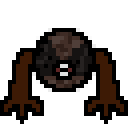
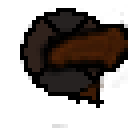
Layer changes from the first 128 × 128 image to the second:
removed layer "Calque 4" over [84, 48, 128, 120]
removed layer "Calque 3" over [0, 48, 108, 124]
removed layer "Calque 2" over [52, 60, 76, 80]
removed layer "Calque 1" over [32, 28, 96, 92]
removed layer "Calque 9" over [32, 40, 92, 76]
removed layer "Calque 8" over [44, 32, 84, 88]
removed layer "Calque 7" over [4, 52, 128, 120]
moved "Calque 5" into group "Front", painted on it over [32, 28, 128, 124]
added group "Side" with 6 layers over [4, 8, 128, 128]
added layer "Calque 21" in group "Side" over [36, 8, 128, 100]
added layer "Calque 15 copie 2" in group "Side" over [20, 8, 112, 128]
added layer "Calque 17" in group "Side" over [64, 80, 84, 104]
